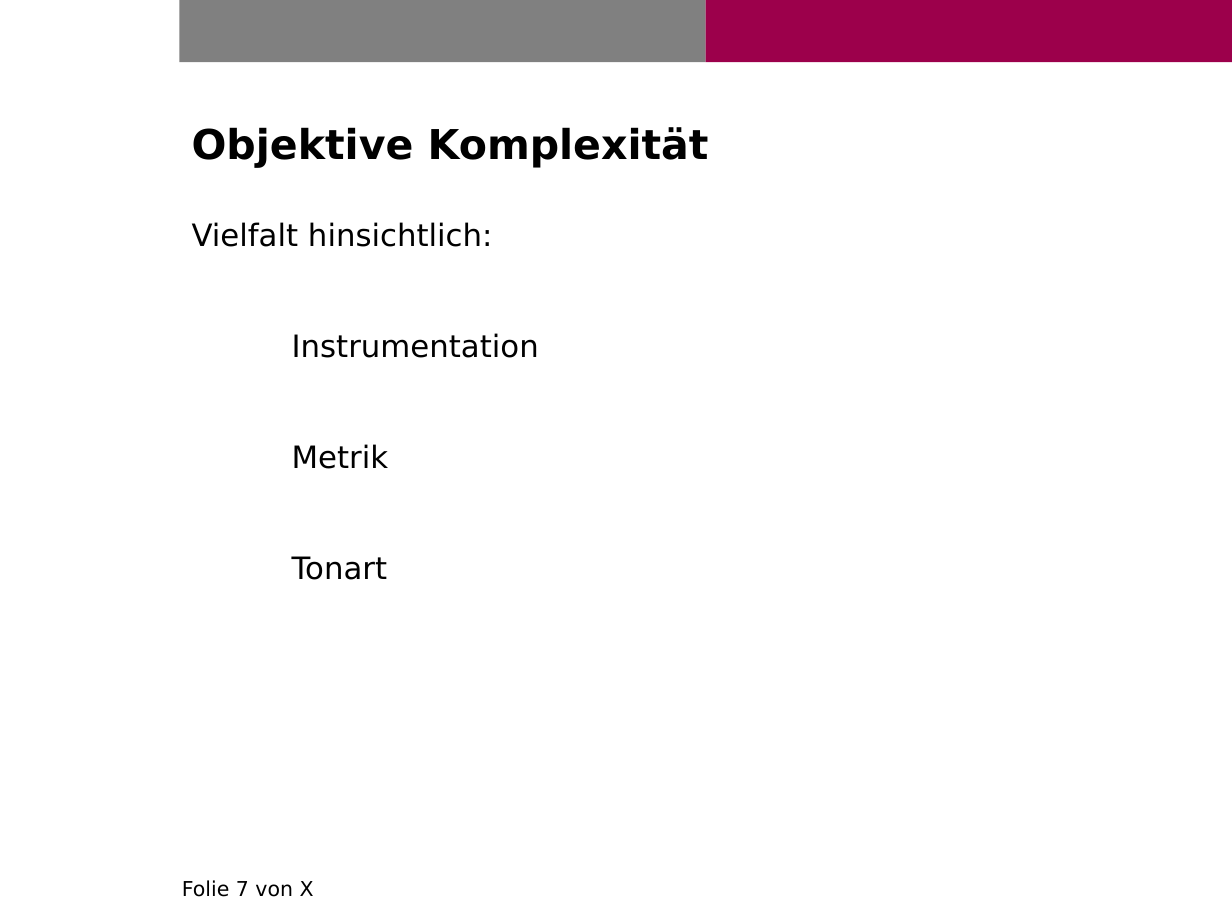
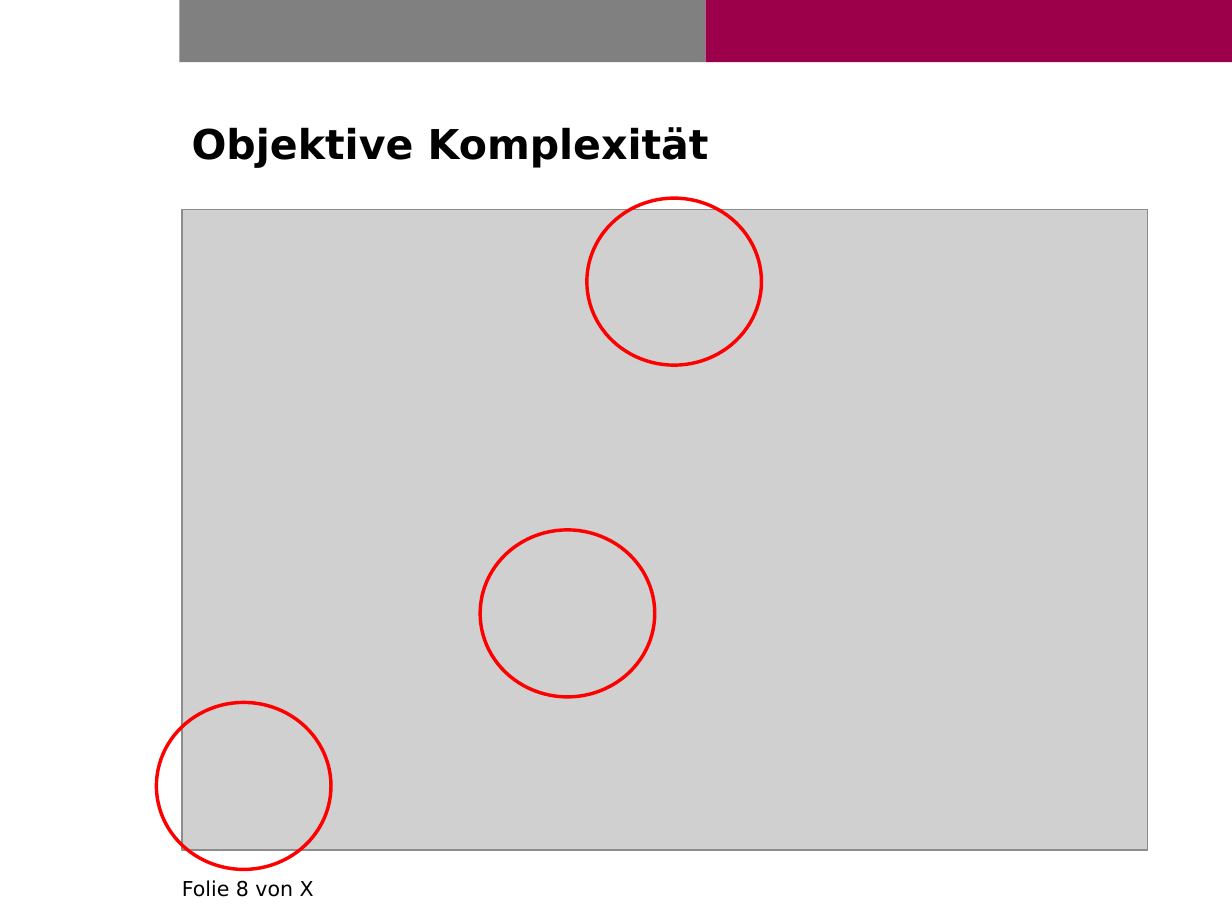
Before and after one commit to fuchsflo90/beatlesAnalysis, a slide deck: slide 8 of Präsentation/fuchs_florian_abschlusspraesentation_ma.pptx (slide 7 before the commit). Drawn at 1232x924 pixels with LibreOffice and Linux fonts; fonts in the diff are those of the drawing; grey boxes stand for pictures; background and template pictures are left out. Boxes give left, top, right and bottom in pixels: in the first picture for what was removed or moved away, otherwise in the second. Text is boxed around its words. In the diff, an @@ line names an element or a change of style, - is before the commit and + after.

```diff
--- a/Präsentation/fuchs_florian_abschlusspraesentation_ma.pptx
+++ b/Präsentation/fuchs_florian_abschlusspraesentation_ma.pptx
@@ picture added at [182, 209, 1148, 850] @@
@@ ellipse added at [586, 198, 761, 366], outline #FF0000 2 pt @@
@@ text removed at [192, 222, 539, 580] @@
-Vielfalt hinsichtlich:
-  Instrumentation
-  Metrik
-  Tonart
@@ ellipse added at [480, 530, 655, 697], outline #FF0000 2 pt @@
@@ ellipse added at [156, 702, 331, 870], outline #FF0000 2 pt @@
@@ text at [182, 880, 314, 897]: text changed @@
-Folie 7 von X
+Folie 8 von X
```
Also in this commit, not shown: 9 other slides changed, 9 slides added, 6 slides removed, 8 other files.
